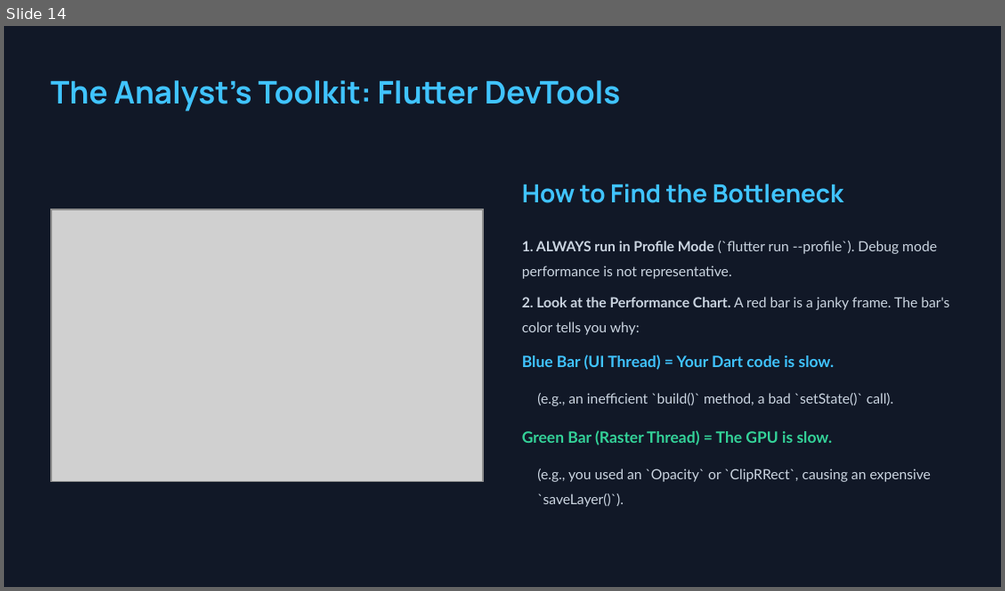
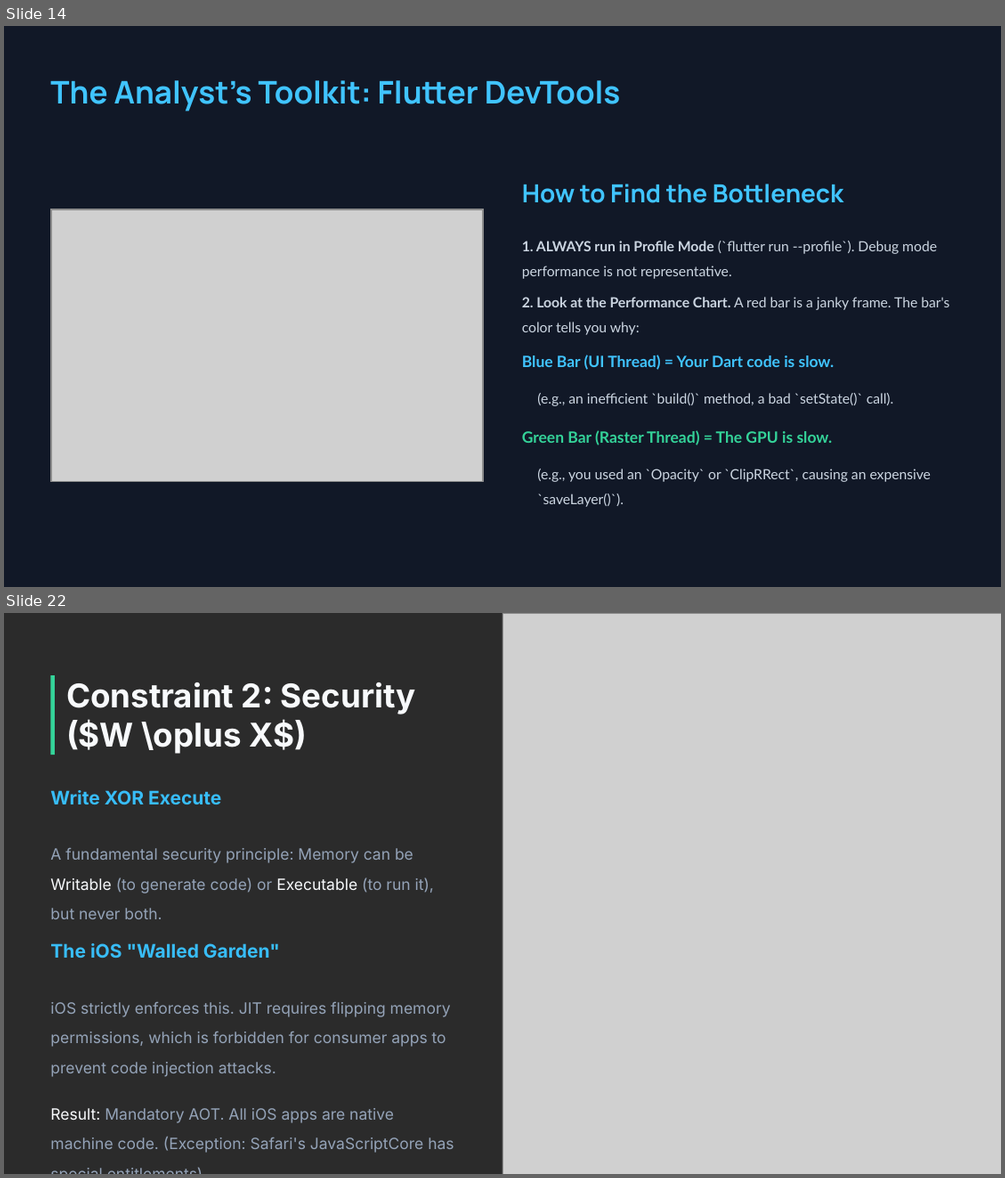
Before and after one commit to rusudinu/mobile-and-embedded-computing, a slide deck: w11/c11/Mobile-and-Embedded-Lecture11.pptx. Shown one above the other, each under a label of ours: slide 14 before the commit, slides 14 and 22 after it; the slides between them are not shown. The pictures are 1005x591 and 1005x1178 pixels, drawn with LibreOffice and Linux fonts; fonts in the diff are those of the drawing; grey boxes stand for pictures; background and template pictures are left out; a plain dark background stands for a picture behind light text. Boxes give left, top, right and bottom in pixels: in the first picture for what was removed or moved away, otherwise in the second. Text is boxed around its words. In the diff, an @@ line names an element or a change of style, - is before the commit and + after.

```diff
--- a/w11/c11/Mobile-and-Embedded-Lecture11.pptx
+++ b/w11/c11/Mobile-and-Embedded-Lecture11.pptx
@@ slide 22 added at [4,613,1001,1174], background picture (left out) @@
@@ picture added at [502,613,1001,1174] @@
@@ rectangle added at [50,675,54,755], fill #34D399 @@
@@ text added at [66,682,416,754], 31.5 pt, text #F8FAFC, bold @@
+Constraint 2: Security ($W \oplus X$)
@@ text added at [50,790,221,804], 18 pt, text #38BDF8, bold @@
+Write XOR Execute
@@ text added at [50,848,434,919], 15 pt, text #94A3B8 @@
+A fundamental security principle: Memory can be Writable (to generate code) or Executable (to run it), but never both.
@@ text added at [50,943,280,957], 18 pt, text #38BDF8, bold @@
+The iOS "Walled Garden"
@@ text added at [50,1002,451,1077], 15 pt, text #94A3B8 @@
+iOS strictly enforces this. JIT requires flipping memory permissions, which is forbidden for consumer apps to prevent code injection attacks.
@@ text added at [50,1108,453,1152], 15 pt, text #94A3B8 @@
+Result: Mandatory AOT. All iOS apps are native machine code. (Exception: Safari's JavaScriptCore has special entitlements).
```
Also in this commit, not shown: 1 slide changed, 24 other slides added, 9 other files.
